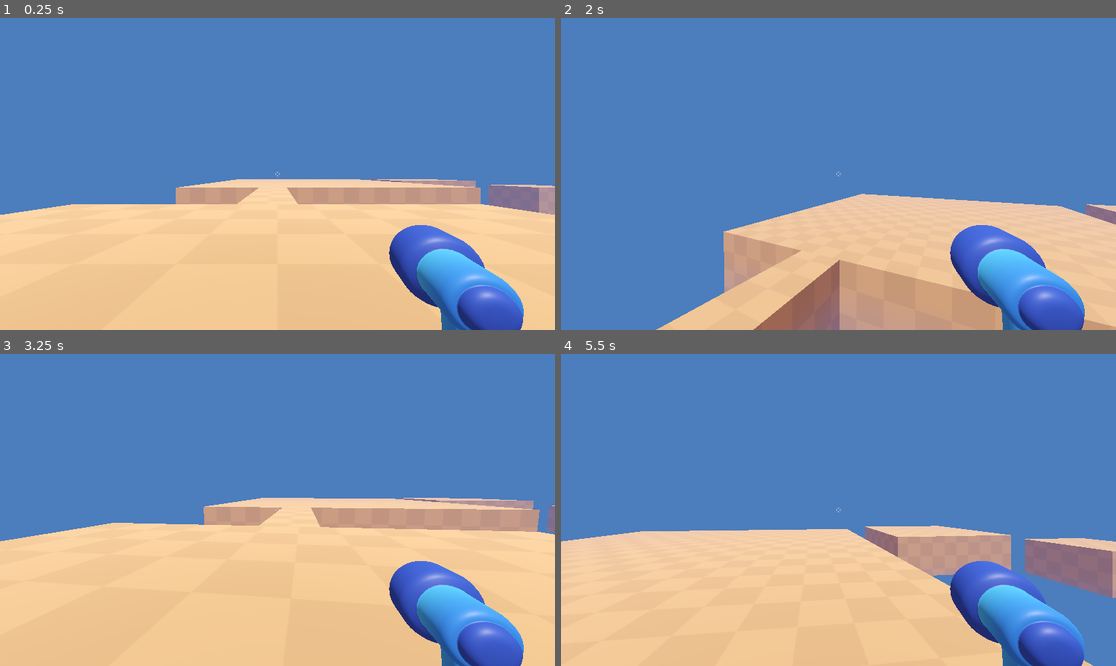
Above: before the commit, frames 1-4 (two rows, left to right).
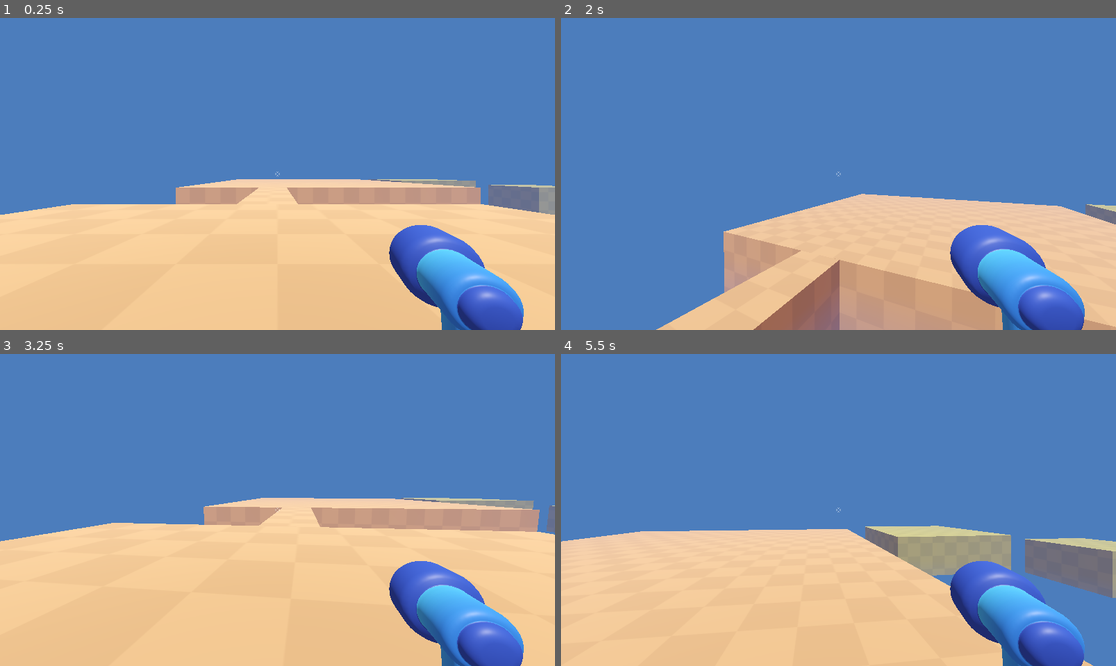
Above: after the commit, the same moments.

Repository: NathouneOne/3D_Game_Exercise
Game: Godot game, scene res://player/game.tscn
Two runs of this game, one before a commit and one after it. Both use one fixed random seed, a clock stepped at 60 frames per second and the inputs below. This scene is started directly instead of the project's main scene.
Inputs (mouse positions are in pixels of both pictures, inside the frame that each line leads up to):
- Up to frame 1 (0.25 s): no input
- Up to frame 2 (2 s): tap Enter at 0.5 s; move the mouse to (866, 174) at 0.52 s; hold Shift (sprint) 0.53-1.28 s; hold W (move_up) from 0.53 s (still down); tap Space (jump) at 0.77, 1.52 s; move the mouse to (810, 174) at 1.27 s; tap Shift (sprint) at 1.35 s
- Up to frame 3 (3.25 s): keep holding W (move_up); move the mouse to (288, 503) at 2.02 s; hold Shift (sprint) 2.03-2.78 s; move the mouse to (271, 516) at 2.77 s; tap Shift (sprint) at 2.85 s; tap Space (jump) at 3.02 s
- Up to frame 4 (5.5 s): keep holding W (move_up); move the mouse to (877, 513) at 3.52 s; hold Shift (sprint) 3.53-4.28 s; tap Space (jump) at 3.77, 4.52 s; move the mouse to (794, 506) at 4.27 s; tap Shift (sprint) at 4.35 s; move the mouse to (844, 510) at 5.02 s; hold Shift (sprint) from 5.03 s (still down)

The runs differ from the first frame. In frame 1, 0.9% of the frame differs, in the area x 66-100%, y 51-64%; in frame 2, 0.3%; in frame 3, 0.5%; in frame 4, 5.4%, in the area x 54-100%, y 55-79%.

Commit message:
bulletGeometry

Diff:
--- /dev/null
+++ b/3d-games-exercise/level/Bridge_material.tres
@@ -0,0 +1,9 @@
+[gd_resource type="StandardMaterial3D" load_steps=2 format=3 uid="uid://b8ps5k84c17w8"]
+
+[ext_resource type="Texture2D" uid="uid://bos7rridjkps1" path="res://level/checkboard.png" id="1_7x0fo"]
+
+[resource]
+albedo_color = Color(0.6431373, 0.62352943, 0.3137255, 1)
+albedo_texture = ExtResource("1_7x0fo")
+uv1_scale = Vector3(0.3, 0.3, 0.3)
+uv1_triplanar = true
--- /dev/null
+++ b/3d-games-exercise/player/bullet_3D.tscn
@@ -0,0 +1,17 @@
+[gd_scene load_steps=4 format=3 uid="uid://d4d0fwuexdf7a"]
+
+[ext_resource type="Script" uid="uid://c2gxwjwk0pgw3" path="res://player/bullet_3d.gd" id="1_84yui"]
+[ext_resource type="PackedScene" uid="uid://dbwc8wu5a7p7k" path="res://player/projectile/projectile_3d.tscn" id="1_ciaf2"]
+
+[sub_resource type="SphereShape3D" id="SphereShape3D_84yui"]
+radius = 0.3
+
+[node name="Bullet3D" type="Area3D"]
+transform = Transform3D(0.25, 0, 0, 0, 0.25, 0, 0, 0, 0.25, 0, 0, 0)
+script = ExtResource("1_84yui")
+
+[node name="CollisionShape3D" type="CollisionShape3D" parent="."]
+shape = SubResource("SphereShape3D_84yui")
+
+[node name="Projectile3D" parent="." instance=ExtResource("1_ciaf2")]
+transform = Transform3D(-4.371139e-08, 0, 1, 0, 1, 0, -1, 0, -4.371139e-08, 0, 0, 0)
--- /dev/null
+++ b/3d-games-exercise/player/bullet_3d.gd
@@ -0,0 +1 @@
+extends Area3D
--- a/3d-games-exercise/player/game.tscn
+++ b/3d-games-exercise/player/game.tscn
@@ -1,7 +1,8 @@
-[gd_scene load_steps=5 format=3 uid="uid://bnkat4hybt4ii"]
+[gd_scene load_steps=6 format=3 uid="uid://bnkat4hybt4ii"]
 
 [ext_resource type="Texture2D" uid="uid://bos7rridjkps1" path="res://level/checkboard.png" id="1_7ox5r"]
 [ext_resource type="PackedScene" uid="uid://cmrs715011hp2" path="res://player/player.tscn" id="1_ijeiy"]
+[ext_resource type="Material" uid="uid://b8ps5k84c17w8" path="res://level/Bridge_material.tres" id="2_nm7jd"]
 
 [sub_resource type="StandardMaterial3D" id="StandardMaterial3D_nm7jd"]
 albedo_color = Color(0.8207382, 0.609915, 0.40319762, 1)
@@ -28,6 +29,12 @@
 transform = Transform3D(1, 0, 0, 0, 1, 0, 0, 0, 1, 0, -25, 0)
 use_collision = true
 size = Vector3(20, 50, 20)
+material = SubResource("StandardMaterial3D_nm7jd")
+
+[node name="CSGBox3D14" type="CSGBox3D" parent="."]
+transform = Transform3D(1, 0, 0, 0, 1, 0, 0, 0, 1, 31, -29, 48)
+use_collision = true
+size = Vector3(30, 50, 27)
 material = SubResource("StandardMaterial3D_nm7jd")
 
 [node name="CSGBox3D2" type="CSGBox3D" parent="."]
@@ -70,37 +77,55 @@
 transform = Transform3D(1, 0, 0, 0, 1, 0, 0, 0, 1, 34.5, -2.5, -51.5)
 use_collision = true
 size = Vector3(16, 5, 16)
-material = SubResource("StandardMaterial3D_nm7jd")
+material = ExtResource("2_nm7jd")
 
 [node name="CSGBox3D11" type="CSGBox3D" parent="."]
 transform = Transform3D(1, 0, 0, 0, 1, 0, 0, 0, 1, 40.5, -3.25, 1.5)
 use_collision = true
 size = Vector3(12, 4.5, 11)
-material = SubResource("StandardMaterial3D_nm7jd")
+material = ExtResource("2_nm7jd")
 
 [node name="CSGBox3D12" type="CSGBox3D" parent="."]
 transform = Transform3D(1, 0, 0, 0, 1, 0, 0, 0, 1, 62.5, 0.75, 17.5)
 use_collision = true
 size = Vector3(12, 4.5, 11)
-material = SubResource("StandardMaterial3D_nm7jd")
+material = ExtResource("2_nm7jd")
 
 [node name="CSGBox3D5" type="CSGBox3D" parent="."]
 transform = Transform3D(1, 0, 0, 0, 1, 0, 0, 0, 1, 52.65, -3.5, -41.5)
 use_collision = true
 size = Vector3(10, 5, 9)
-material = SubResource("StandardMaterial3D_nm7jd")
+material = ExtResource("2_nm7jd")
 
 [node name="CSGBox3D13" type="CSGBox3D" parent="."]
 transform = Transform3D(1, 0, 0, 0, 1, 0, 0, 0, 1, 76.65, -2.5, 30.5)
 use_collision = true
 size = Vector3(10, 5, 9)
-material = SubResource("StandardMaterial3D_nm7jd")
+material = ExtResource("2_nm7jd")
+
+[node name="CSGBox3D15" type="CSGBox3D" parent="."]
+transform = Transform3D(1, 0, 0, 0, 1, 0, 0, 0, 1, 62.65, -3.5, 40.5)
+use_collision = true
+size = Vector3(10, 5, 9)
+material = ExtResource("2_nm7jd")
+
+[node name="CSGBox3D16" type="CSGBox3D" parent="."]
+transform = Transform3D(1, 0, 0, 0, 1, 0, 0, 0, 1, 66.15, -4, 52)
+use_collision = true
+size = Vector3(5, 4, 5)
+material = ExtResource("2_nm7jd")
+
+[node name="CSGBox3D17" type="CSGBox3D" parent="."]
+transform = Transform3D(1, 0, 0, 0, 1, 0, 0, 0, 1, 54.15, -5, 54)
+use_collision = true
+size = Vector3(5, 4, 5)
+material = ExtResource("2_nm7jd")
 
 [node name="CSGBox3D6" type="CSGBox3D" parent="."]
 transform = Transform3D(1, 0, 0, 0, 1, 0, 0, 0, 1, 62.15, -8.25, -28)
 use_collision = true
 size = Vector3(13, 10.5, 12)
-material = SubResource("StandardMaterial3D_nm7jd")
+material = ExtResource("2_nm7jd")
 
 [node name="Player" parent="." instance=ExtResource("1_ijeiy")]
 
--- a/3d-games-exercise/player/player.tscn
+++ b/3d-games-exercise/player/player.tscn
@@ -1,8 +1,9 @@
-[gd_scene load_steps=5 format=3 uid="uid://cmrs715011hp2"]
+[gd_scene load_steps=6 format=3 uid="uid://cmrs715011hp2"]
 
 [ext_resource type="PackedScene" uid="uid://chjrhhjvxun3r" path="res://player/simple_gun/gun_model.glb" id="1_oul6g"]
 [ext_resource type="Script" uid="uid://c5qqscvvcg3ub" path="res://player/player.gd" id="1_rkbax"]
 [ext_resource type="Texture2D" uid="uid://cuyh8hew637ju" path="res://player/reticle.png" id="3_g1dw6"]
+[ext_resource type="PackedScene" uid="uid://d4d0fwuexdf7a" path="res://player/bullet_3D.tscn" id="3_yw30f"]
 
 [sub_resource type="CapsuleShape3D" id="CapsuleShape3D_kqu6x"]
 
@@ -20,6 +21,11 @@
 [node name="gun_model" parent="Camera3D" instance=ExtResource("1_oul6g")]
 transform = Transform3D(-0.29087463, 0, 0.07342983, 0, 0.29999998, 0, -0.07342983, 0, -0.29087463, 0.396982, -0.24988794, -0.46126372)
 
+[node name="Marker3D" type="Marker3D" parent="Camera3D"]
+transform = Transform3D(1, 0, 0, 0, 1, 0, 0, 0, 1, 0.44342467, -0.24476063, -0.63448715)
+
+[node name="Bullet3D" parent="Camera3D/Marker3D" instance=ExtResource("3_yw30f")]
+
 [node name="Reticle" type="TextureRect" parent="."]
 anchors_preset = 8
 anchor_left = 0.5
--- /dev/null
+++ b/3d-games-exercise/player/projectile/projectile_3d.tscn
@@ -0,0 +1,15 @@
+[gd_scene load_steps=4 format=3 uid="uid://dbwc8wu5a7p7k"]
+
+[ext_resource type="PackedScene" uid="uid://bl1abdlwirg31" path="res://player/projectile/projectile_model.glb" id="1_ndq6i"]
+[ext_resource type="Shader" uid="uid://b4wc5wsyakc0a" path="res://player/projectile/projectile.gdshader" id="2_chfaf"]
+
+[sub_resource type="ShaderMaterial" id="ShaderMaterial_htc8w"]
+render_priority = 0
+shader = ExtResource("2_chfaf")
+shader_parameter/tail_color = Color(0.9198484, 0.73697454, 0.35524553, 1)
+shader_parameter/head_color = Color(0.92, 0.5081467, 0.19319998, 1)
+
+[node name="Projectile3D" instance=ExtResource("1_ndq6i")]
+
+[node name="Projectile" parent="." index="0"]
+material_override = SubResource("ShaderMaterial_htc8w")
Not shown, added: 3d-games-exercise/player/bullet_3d.gd.uid
